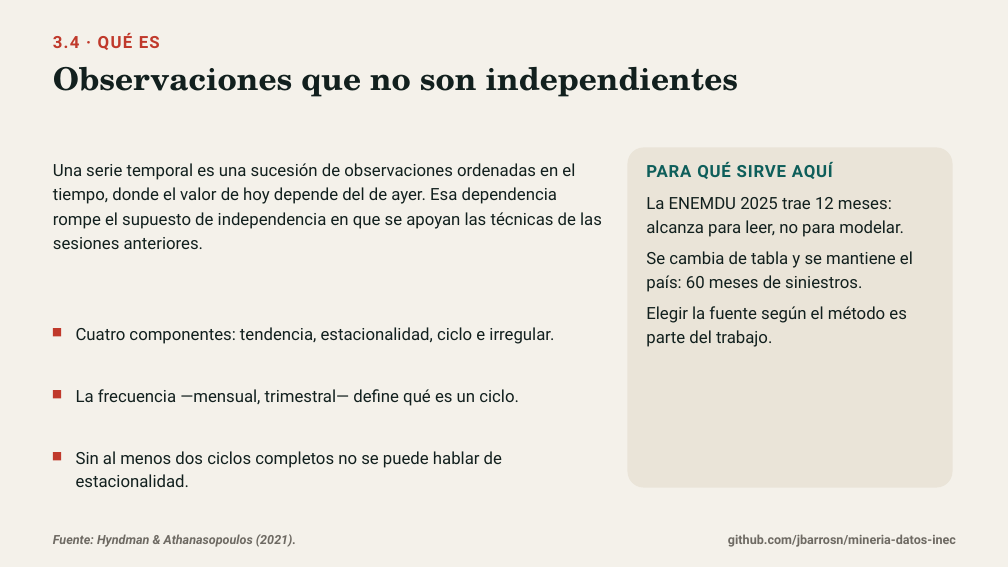
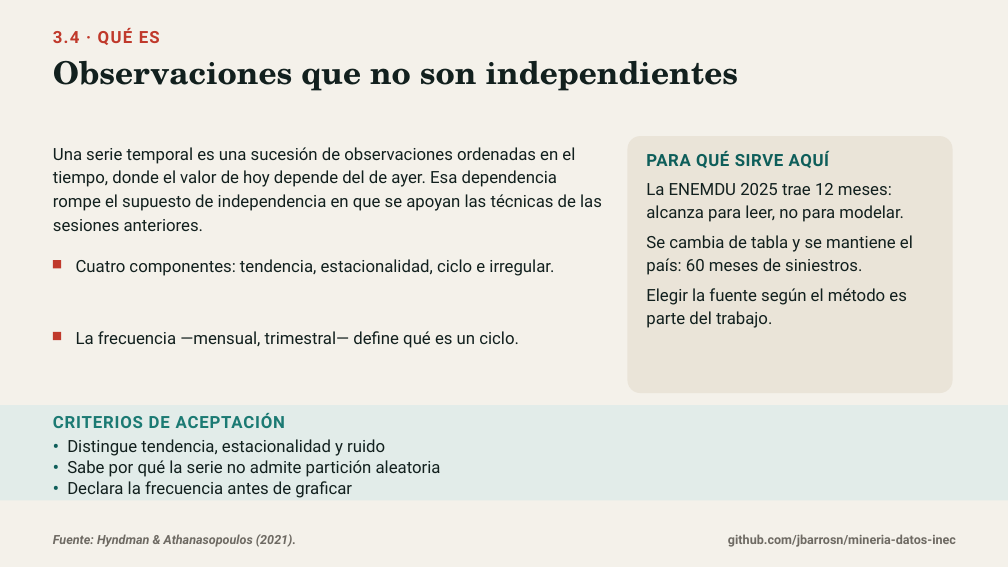
Before and after one commit to jbarrosn/mineria-datos-inec, a slide deck: slide 3 of docs/diapositivas/04_analisis_temporal.pptx. Drawn at 1008x567 pixels with LibreOffice and Linux fonts; fonts in the diff are those of the drawing. Boxes give left, top, right and bottom in pixels: in the first picture for what was removed or moved away, otherwise in the second. Text is boxed around its words. In the diff, an @@ line names an element or a change of style, - is before the commit and + after.

Commit message:
Agrega criterios de aceptacion a cada lamina y reajusta la retícula

```diff
--- a/docs/diapositivas/04_analisis_temporal.pptx
+++ b/docs/diapositivas/04_analisis_temporal.pptx
@@ text "3.4 · QUÉ ES": place and size @@
-text "3.4 · QUÉ ES" at <box>53,33,160,50</box>
+text "3.4 · QUÉ ES" at <box>53,28,160,45</box>
@@ text "Observaciones que no son independientes": place and size @@
-text "Observaciones que no son independientes" at <box>53,67,739,97</box>
+text "Observaciones que no son independientes" at <box>53,61,739,91</box>
@@ text "Una serie temporal es una ...": place and size @@
-text "Una serie temporal es una ..." at <box>53,163,602,249</box>
+text "Una serie temporal es una ..." at <box>53,147,602,231</box>
@@ text "Una serie temporal es una ..." at <box>53,147,602,231</box>: line spacing 1.22 to 1.18 @@
@@ rounded rectangle: place and size @@
-rounded rectangle at <box>628,147,953,488</box>
+rounded rectangle at <box>628,136,953,393</box>
@@ text "PARA QUÉ SIRVE AQUÍ": place and size @@
-text "PARA QUÉ SIRVE AQUÍ" at <box>646,162,833,179</box>
+text "PARA QUÉ SIRVE AQUÍ" at <box>646,151,829,168</box>
@@ text "PARA QUÉ SIRVE AQUÍ" at <box>646,151,829,168</box>: letter spacing 0.8 to 0.6 pt @@
@@ text "La ENEMDU 2025 trae 12 ...": place and size @@
-text "La ENEMDU 2025 trae 12 ..." at <box>646,197,913,347</box>
+text "La ENEMDU 2025 trae 12 ..." at <box>646,183,913,328</box>
@@ text "La ENEMDU 2025 trae 12 ..." at <box>646,183,913,328</box>: line spacing 1.2 to 1.16 @@
@@ rectangle: place and size @@
-rectangle at <box>53,390,61,399</box>
+rectangle at <box>53,260,61,268</box>
@@ text "Cuatro componentes: tendencia, estacionalidad, ciclo ...": place and size @@
-text "Cuatro componentes: tendencia, estacionalidad, ciclo ..." at <box>76,327,554,344</box>
+text "Cuatro componentes: tendencia, estacionalidad, ciclo ..." at <box>76,259,554,276</box>
@@ text "La frecuencia —mensual, trimestral— define ...": place and size @@
-text "La frecuencia —mensual, trimestral— define ..." at <box>76,389,519,406</box>
+text "La frecuencia —mensual, trimestral— define ..." at <box>76,331,519,348</box>
@@ rectangle: place and size @@
-rectangle at <box>53,328,61,337</box>
+rectangle at <box>53,332,61,340</box>
@@ rectangle added at <box>0,405,1008,501</box>, fill #E2ECE9 @@
@@ text added at <box>53,413,285,428</box>, 16 pt, text #1B7A73, bold @@
+CRITERIOS DE ACEPTACIÓN
@@ text added at <box>67,439,441,498</box>, 16 pt, text #12201E @@
+• Distingue tendencia, estacionalidad y ruido
+• Sabe por qué la serie no admite partición aleatoria
+• Declara la frecuencia antes de graficar
@@ rectangle removed at <box>53,452,61,461</box> @@
@@ text removed at <box>76,451,502,487</box> @@
-Sin al menos dos ciclos completos no se puede hablar de estacionalidad.
```
Also in this commit, not shown: 9 other slides changed, 9 other files.
